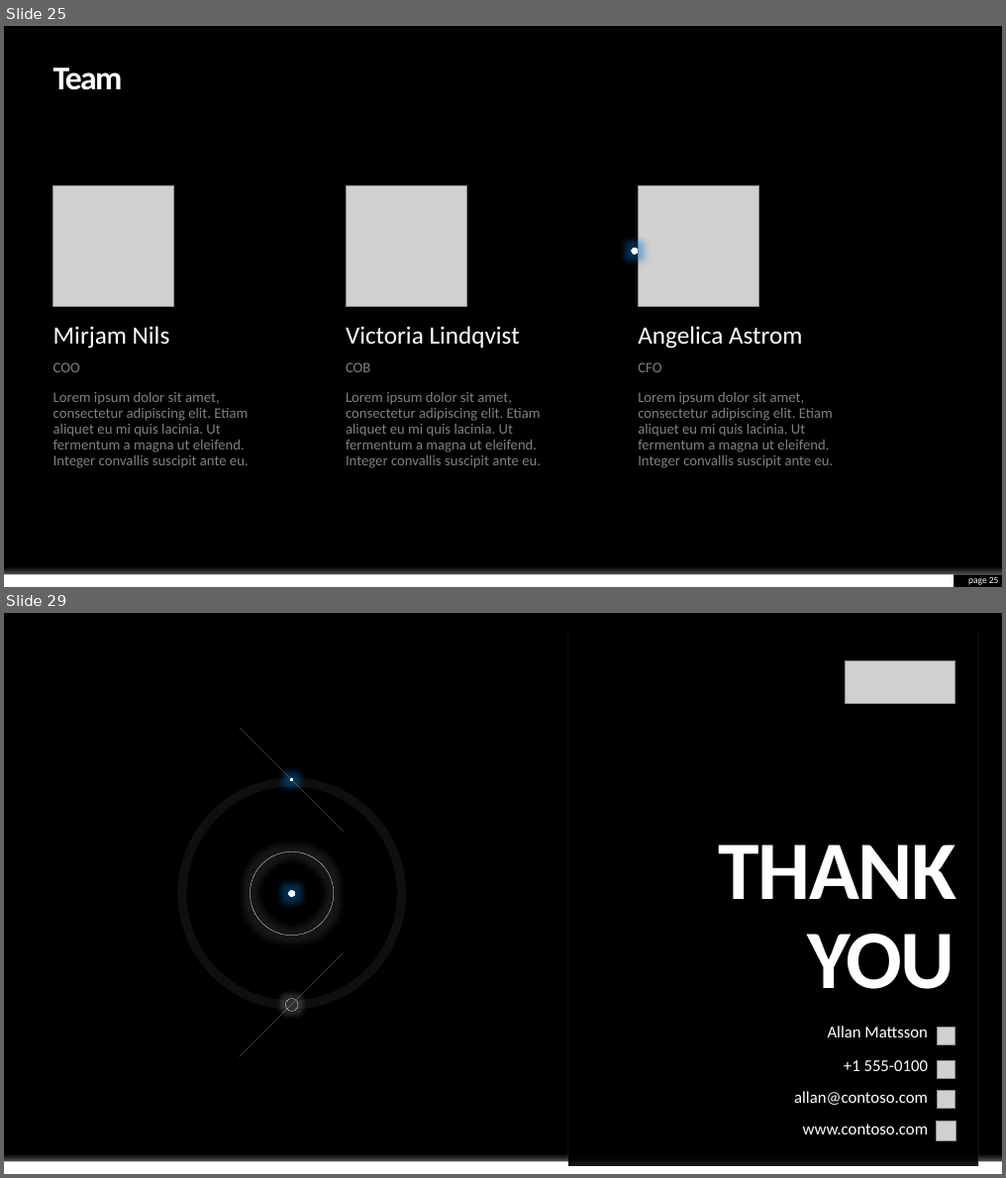
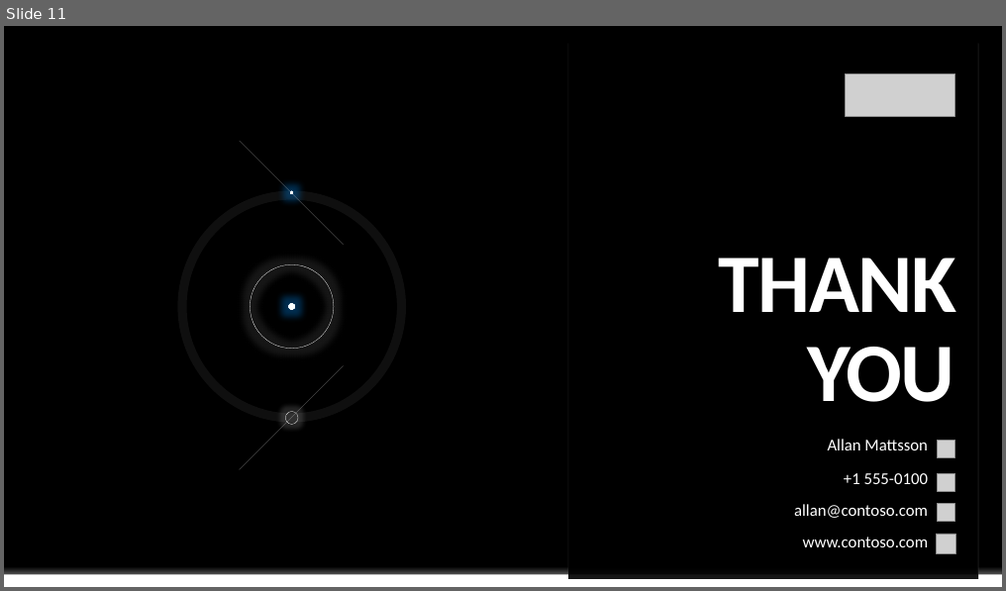
Before and after one commit to envyst/sign-language-application, a slide deck: laporan/Sign Language App Project Presentation.pptx. Shown one above the other, each under a label of ours: slides 25 and 29 before the commit, slide 11 after it; the slides between them are not shown. The pictures are 1006x1178 and 1006x591 pixels, drawn with LibreOffice and Linux fonts; fonts in the diff are those of the drawing; grey boxes stand for pictures; background and template pictures are left out. Boxes give left, top, right and bottom in pixels: in the first picture for what was removed or moved away, otherwise in the second. Text is boxed around its words. In the diff, an @@ line names an element or a change of style, - is before the commit and + after.

```diff
--- a/laporan/Sign Language App Project Presentation.pptx
+++ b/laporan/Sign Language App Project Presentation.pptx
@@ slide 25 removed at [4, 26, 1002, 587], background #000000; not listed: 1 template element that a slide beside it also shows @@
@@ title removed at [54, 68, 123, 90] @@
-Team
@@ picture removed at [54, 185, 174, 307] @@
@@ picture removed at [346, 185, 466, 307] @@
@@ picture removed at [638, 185, 759, 307] @@
@@ ellipse removed at [632, 248, 638, 254] @@
@@ text removed at [54, 326, 170, 349] @@
-Mirjam Nils
@@ text removed at [346, 326, 520, 348] @@
-Victoria Lindqvist
@@ text removed at [638, 326, 802, 349] @@
-Angelica Astrom
@@ text removed at [54, 363, 80, 372] @@
-COO
@@ text removed at [346, 363, 370, 372] @@
-COB
@@ text removed at [638, 363, 661, 372] @@
-CFO
@@ text removed at [54, 392, 249, 469] @@
-Lorem ipsum dolor sit amet, consectetur adipiscing elit. Etiam aliquet eu mi quis lacinia. Ut fermentum a magna ut eleifend. Integer convallis suscipit ante eu.
@@ text removed at [346, 392, 541, 469] @@
-Lorem ipsum dolor sit amet, consectetur adipiscing elit. Etiam aliquet eu mi quis lacinia. Ut fermentum a magna ut eleifend. Integer convallis suscipit ante eu.
@@ text removed at [638, 392, 834, 469] @@
-Lorem ipsum dolor sit amet, consectetur adipiscing elit. Etiam aliquet eu mi quis lacinia. Ut fermentum a magna ut eleifend. Integer convallis suscipit ante eu.
@@ rectangle removed at [4, 574, 954, 587] @@
@@ page number removed at [968, 577, 999, 585] @@
-page 25
@@ what was slide 29 is now slide 11 @@
```
Also in this commit, not shown: 3 slides changed, 4 slides added, 22 other slides removed.
